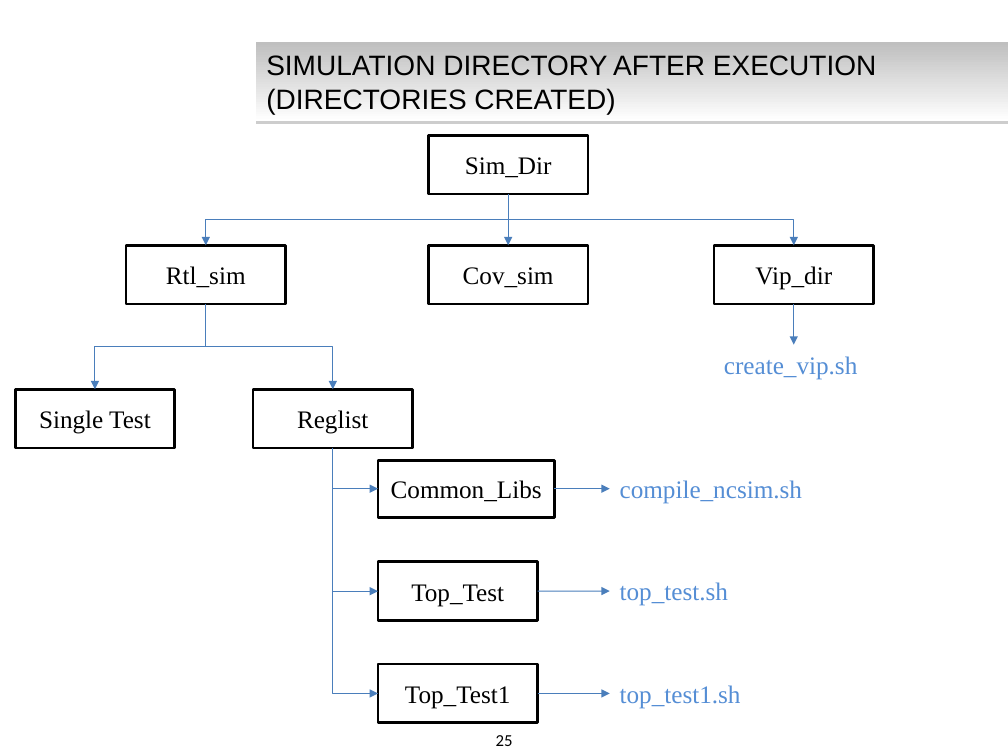
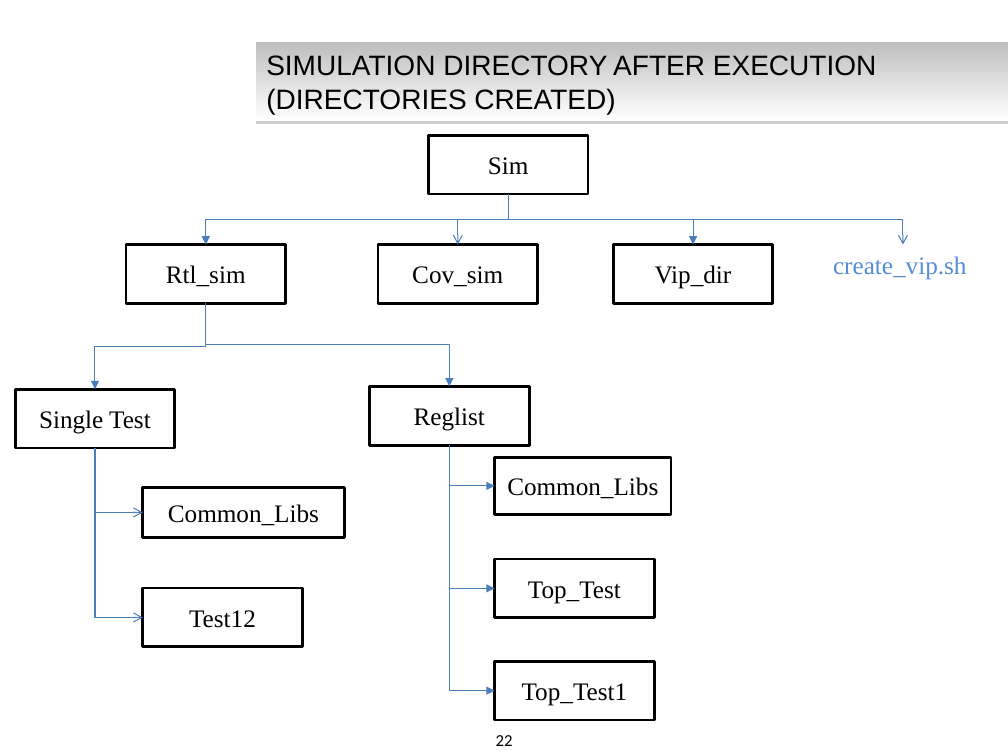
Before and after one commit to keshav009/test-repo, a slide deck: slide 22 of Presentation_final_2.pptx (slide 25 before the commit). Drawn at 1008x756 pixels with LibreOffice and Linux fonts; fonts in the diff are those of the drawing; background and template pictures are left out. Boxes give left, top, right and bottom in pixels: in the first picture for what was removed or moved away, otherwise in the second. Text is boxed around its words. In the diff, an @@ line names an element or a change of style, - is before the commit and + after.

```diff
--- a/Presentation_final_2.pptx
+++ b/Presentation_final_2.pptx
@@ text in rectangle at box(488, 157, 529, 175): text changed @@
-Sim_Dir
+Sim
@@ elbow arrow added from (508, 195) to (458, 245), #4B7EBC 0.75 pt @@
@@ elbow arrow moved from (508, 195) - (793, 245) to (508, 195) - (694, 245) @@
@@ arrow removed from (508, 195) to (508, 245) @@
@@ elbow arrow added from (508, 195) to (903, 245), #4B7EBC 0.75 pt @@
@@ rectangle "Cov_sim": place and size @@
-rectangle "Cov_sim" at box(428, 245, 588, 303)
+rectangle "Cov_sim" at box(378, 245, 537, 303)
@@ rectangle "Vip_dir": place and size @@
-rectangle "Vip_dir" at box(714, 245, 873, 303)
+rectangle "Vip_dir" at box(613, 245, 772, 303)
@@ text "create_vip.sh": place and size @@
-text "create_vip.sh" at box(724, 356, 858, 380)
+text "create_vip.sh" at box(833, 256, 967, 280)
@@ elbow arrow (206, 303) - (95, 389): route changed @@
@@ elbow arrow moved from (206, 304) - (333, 389) to (206, 303) - (450, 386) @@
@@ arrow removed from (794, 304) to (794, 345) @@
@@ elbow arrow added from (95, 448) to (143, 512), #4B7EBC 0.75 pt @@
@@ elbow arrow added from (95, 448) to (143, 617), #4B7EBC 0.75 pt @@
@@ 3 elbow arrows, 1 rectangle: place and size @@
-3 elbow arrows, 1 rectangle at box(333, 448, 537, 694)
+3 elbow arrows, 1 rectangle at box(450, 446, 654, 690)
@@ rectangle added at box(143, 487, 345, 537), fill #FFFFFF, outline #000000 2 pt, 18 pt, text #000000 @@
+Common_Libs
@@ arrow removed from (554, 489) to (610, 489) @@
@@ text removed at box(620, 480, 802, 504) @@
-compile_ncsim.sh
@@ rectangle added at box(143, 588, 302, 646), fill #FFFFFF, outline #000000 2 pt, 18 pt, text #000000 @@
+Test12
@@ arrow removed from (537, 591) to (610, 591) @@
@@ text removed at box(620, 582, 728, 606) @@
-top_test.sh
@@ 3 rectangles: place and size @@
-3 rectangles at box(253, 389, 554, 723)
+3 rectangles at box(370, 386, 671, 720)
@@ text removed at box(620, 685, 741, 709) @@
-top_test1.sh
@@ arrow removed from (537, 694) to (610, 694) @@
@@ page number at box(496, 735, 513, 746): text changed @@
-25
+22
```
Also in this commit, not shown: 10 other slides changed, 25 slides added, 13 slides removed.
